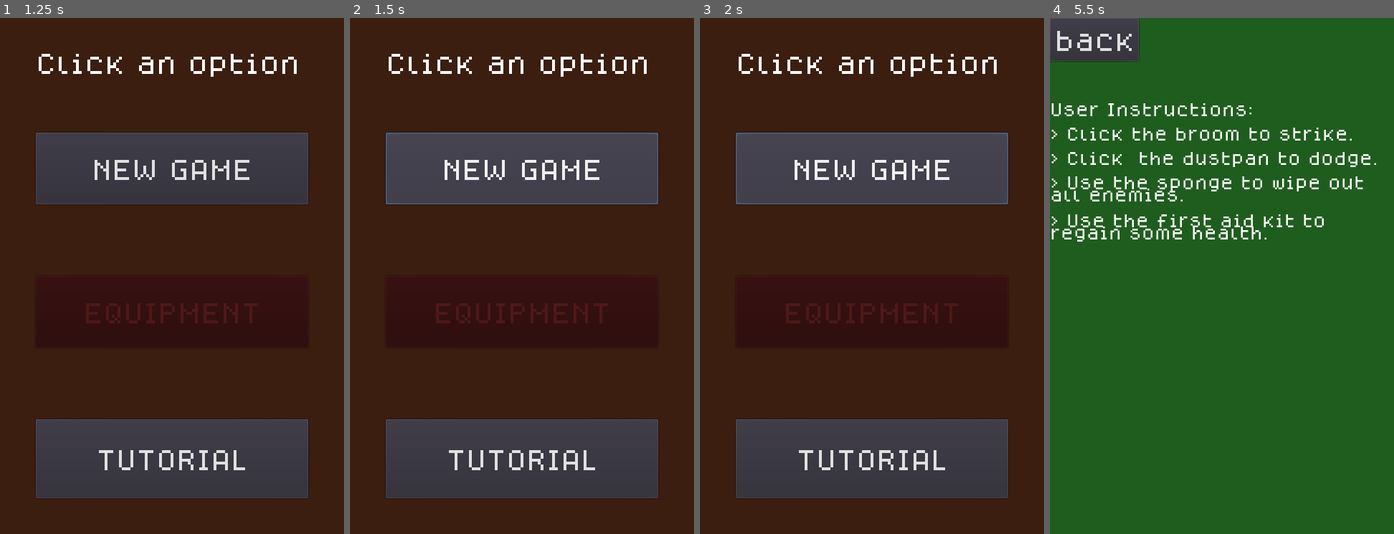
Above: before the commit, frames 1-4 (left to right).
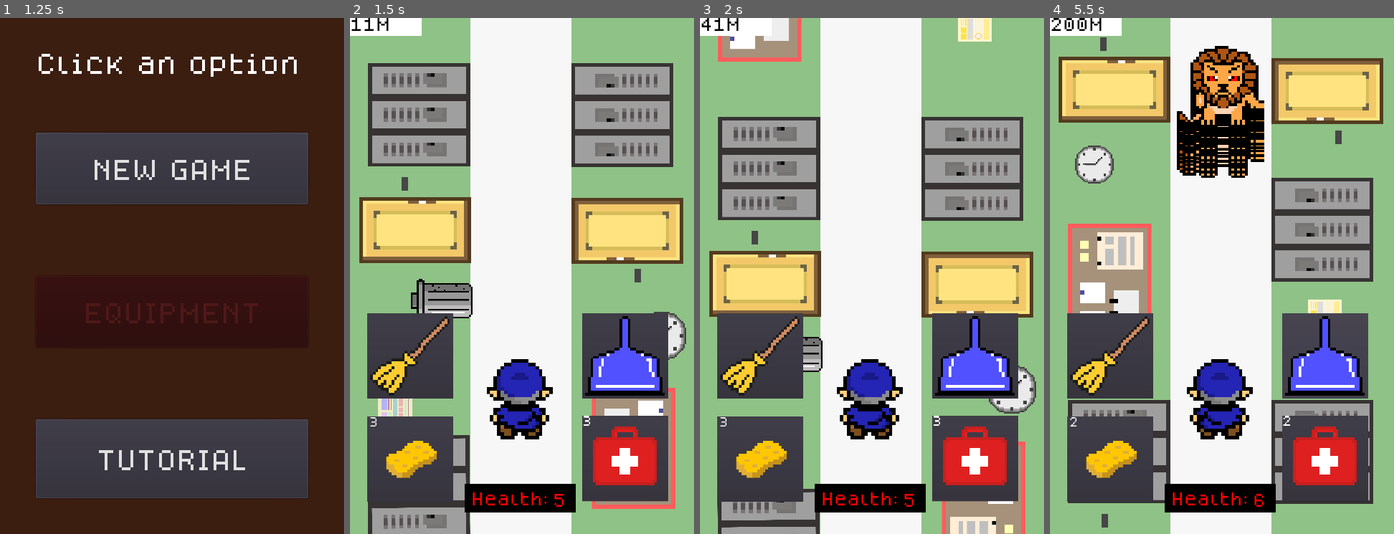
Above: after the commit, the same moments.

Repository: TheBroham7/Project-Sweep
Game: Godot game, scene res://scenes/title_screen.tscn
Two runs of this game, one before a commit and one after it. Both use one fixed random seed, a clock stepped at 60 frames per second and the inputs below.
Inputs (mouse positions are in pixels of both pictures, inside the frame that each line leads up to):
- Up to frame 1 (1.25 s): click "Click to Start" at 0.5 s
- Up to frame 2 (1.5 s): click "NEW GAME" at 1.25 s
- Up to frame 3 (2 s): no input
- Up to frame 4 (5.5 s): click (1222, 167) at 2 s, where only the run before the commit has a clickable "NEW GAME"; click (1325, 456) at 2.77 s; click (1094, 38) at 3.5 s, where only the run before the commit has a clickable "back"; click (1108, 456) at 4.27 s; click (1325, 353) at 5.02 s

Frame 1 is identical in both runs. In frame 2, 95% of the frame differs, in the area x 0-100%, y 0-100%; in frame 3, 95%; in frame 4, 99%.
Error after the commit: Attempt to call function 'play' in base 'null instance' on a null instance. (res://scripts/player.gd:21)

Commit message:
Update main.tscn

Diff:
--- a/scenes/main.tscn
+++ b/scenes/main.tscn
@@ -8,7 +8,6 @@
 [ext_resource path="res://scenes/power_ups.tscn" type="PackedScene" id=6]
 [ext_resource path="res://scripts/Pause.gd" type="Script" id=7]
 [ext_resource path="res://assets/music/gameover.wav" type="AudioStream" id=8]
-
 
 [node name="main" type="Node2D"]
 script = ExtResource( 4 )
@@ -43,52 +42,36 @@
 [node name="CanvasLayer" type="CanvasLayer" parent="."]
 layer = 100
 
-[node name="Button" type="Button" parent="CanvasLayer"]
-pause_mode = 2
-anchor_left = 0.5
-anchor_right = 0.5
-margin_left = -28.5
-margin_right = 28.5
-margin_bottom = 48.0
-custom_fonts/font = SubResource( 1 )
-text = "i"
-
-[node name="Pause" type="Control" parent="CanvasLayer/Button"]
+[node name="Pause" type="Control" parent="CanvasLayer"]
 pause_mode = 2
 visible = false
-margin_left = -211.5
-margin_right = 274.5
+margin_right = 486.0
 margin_bottom = 4123.0
 script = ExtResource( 7 )
 
-[node name="Background" type="ColorRect" parent="CanvasLayer/Button/Pause"]
+[node name="Background" type="ColorRect" parent="CanvasLayer/Pause"]
 margin_right = 499.0
 margin_bottom = 4169.0
 color = Color( 0.0352941, 0.403922, 0.0235294, 0.658824 )
 
-[node name="RichTextLabel" type="RichTextLabel" parent="CanvasLayer/Button/Pause/Background"]
+[node name="RichTextLabel" type="RichTextLabel" parent="CanvasLayer/Pause/Background"]
 margin_right = 476.0
 margin_bottom = 4142.0
-custom_fonts/normal_font = SubResource( 2 )
 text = "User Instructions:
 
 > Click the broom to strike.
 > Click  the dustpan to dodge.
 > Use the sponge to wipe out all enemies.
-> Use the first aid kit to regain some health."
+> Use the first aid kit to regain some health.
 
-[node name="button_dupe" type="Button" parent="CanvasLayer/Button/Pause"]
-margin_left = 212.0
-margin_right = 268.0
-margin_bottom = 48.0
-custom_fonts/font = SubResource( 1 )
-text = "i"
+press p to continue playing!"
 
 [node name="GameOver" type="AudioStreamPlayer" parent="."]
 stream = ExtResource( 8 )
 
 [connection signal="boss_is_spawned" from="." to="Player" method="_on_main_boss_is_spawned"]
 [connection signal="body_entered" from="Player" to="Player" method="_on_Player_body_entered"]
+[connection signal="dead" from="Player" to="." method="game_over"]
 [connection signal="update_health" from="Player" to="HUD" method="_on_Player_update_health"]
 [connection signal="boss_spawn" from="HUD" to="." method="_on_HUD_boss_spawn"]
 [connection signal="stop_scroll" from="HUD" to="SchoolBackground" method="_on_HUD_stop_scroll"]
@@ -98,5 +81,3 @@
 [connection signal="block" from="weapon_buttons" to="Player" method="_on_weapon_buttons_block"]
 [connection signal="broom" from="weapon_buttons" to="Player" method="_on_weapon_buttons_broom"]
 [connection signal="swing" from="weapon_buttons" to="Player" method="_on_weapon_buttons_swing"]
-[connection signal="pressed" from="CanvasLayer/Button" to="CanvasLayer/Button/Pause" method="_on_Button_pressed"]
-[connection signal="pressed" from="CanvasLayer/Button/Pause/button_dupe" to="CanvasLayer/Button/Pause" method="_on_button_dupe_pressed"]
